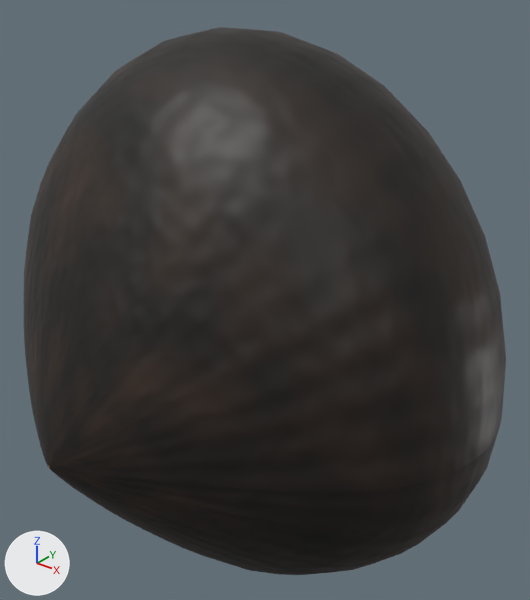
A saved change to the FBX model ArtSource/Spinne/Spinne_Abdomen.fbx.
Both versions are drawn from a camera (50 mm lens) standing at (0.812, -0.954, 0.712) and looking at (0.006, 0.054, 0.087). Arrows for +X, +Y and +Z are at lower left; the lights stay in place. The older version comes first. Where no turn or scale is listed for an object, it has been applied to the vertices. Vertices at exactly the same position are counted once.

The older version as bpy lines, for what is in view:
```python
me_spinne_abdomen = bpy.data.meshes.new('Spinne_Abdomen')
me_spinne_abdomen.from_pydata(...)  # 1270 vertices, 1186 faces; spans x -0.5..0.5, y -0.463..0.537, z -0.412..0.588
me_spinne_abdomen.materials.append(mat_m_spinne_abdomen)
ob_spinne_abdomen = bpy.data.objects.new('Spinne_Abdomen', me_spinne_abdomen)
ob_spinne_abdomen.location = (0.0, 0.0, 0.0)
```
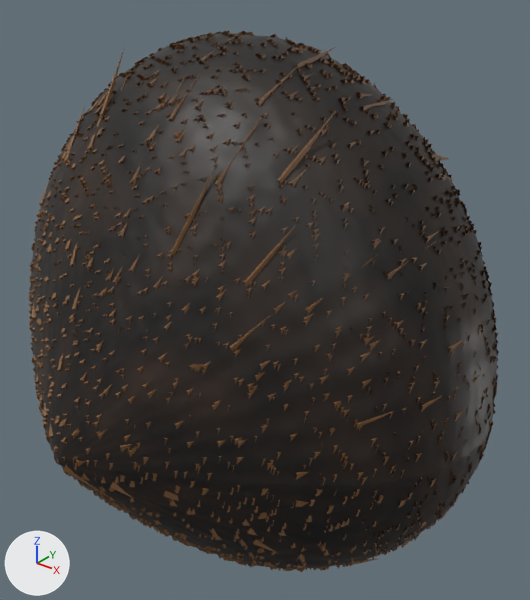
The change in detail:
me_spinne_abdomen is used by ob_spinne_abdomen; location (0.0, 0.0, 0.0).
me_spinne_abdomen had 1270 vertices, 1186 faces and spanned x -0.5..0.5, y -0.463..0.537, z -0.412..0.588.
me_spinne_abdomen now has 29270 vertices, 22186 faces and spans x -0.512..0.488, y -0.446..0.554, z -0.413..0.587.
me_spinne_abdomen part 1: the loose piece of 1189 vertices spanning x -0.5..0.5, y -0.463..0.535, z -0.412..0.588 is scaled about the mesh origin by (0.972, 0.964, 0.985).
me_spinne_abdomen part 2: 1 vertex removed from x 0.0, y 0.537, z 0.0; 28001 vertices added at x -0.512..0.488, y -0.444..0.554, z -0.413..0.587.
Other edits to the shape of me_spinne_abdomen do not show in these pictures.

Where the change shows, as pixel boxes (x1, y1, x2, y2) in the pictures (530 x 600 px; the box of a moved part takes in the faces that stretch with it):
'Spinne_Abdomen', reshaped
    before: (24, 27, 506, 575)
    after: (29, 31, 499, 572)
part 1 of me_spinne_abdomen, moved or reshaped
    before: (24, 27, 506, 575)
    after: (31, 33, 497, 569)
part 2 of me_spinne_abdomen, cut back
    after: (29, 31, 499, 572)
